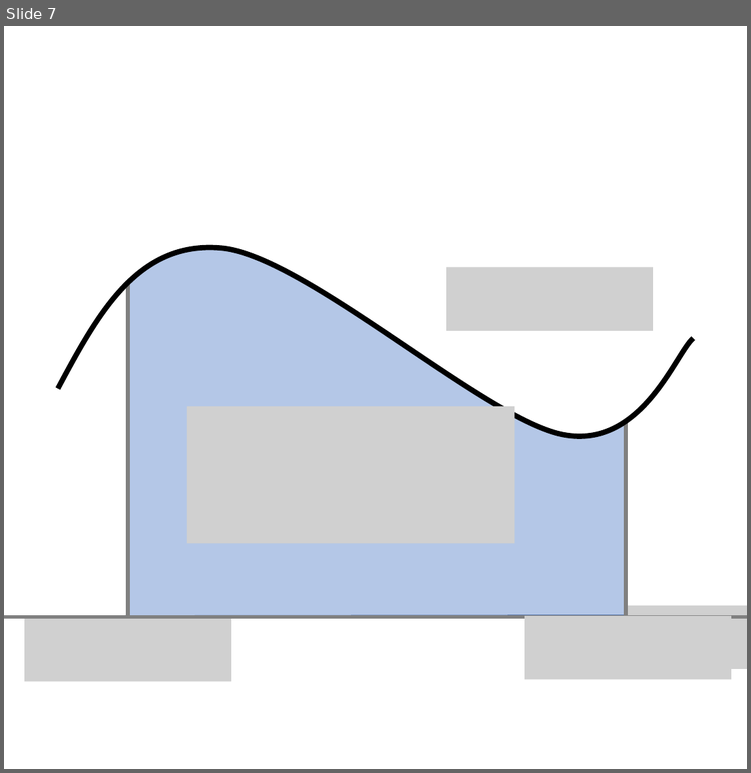
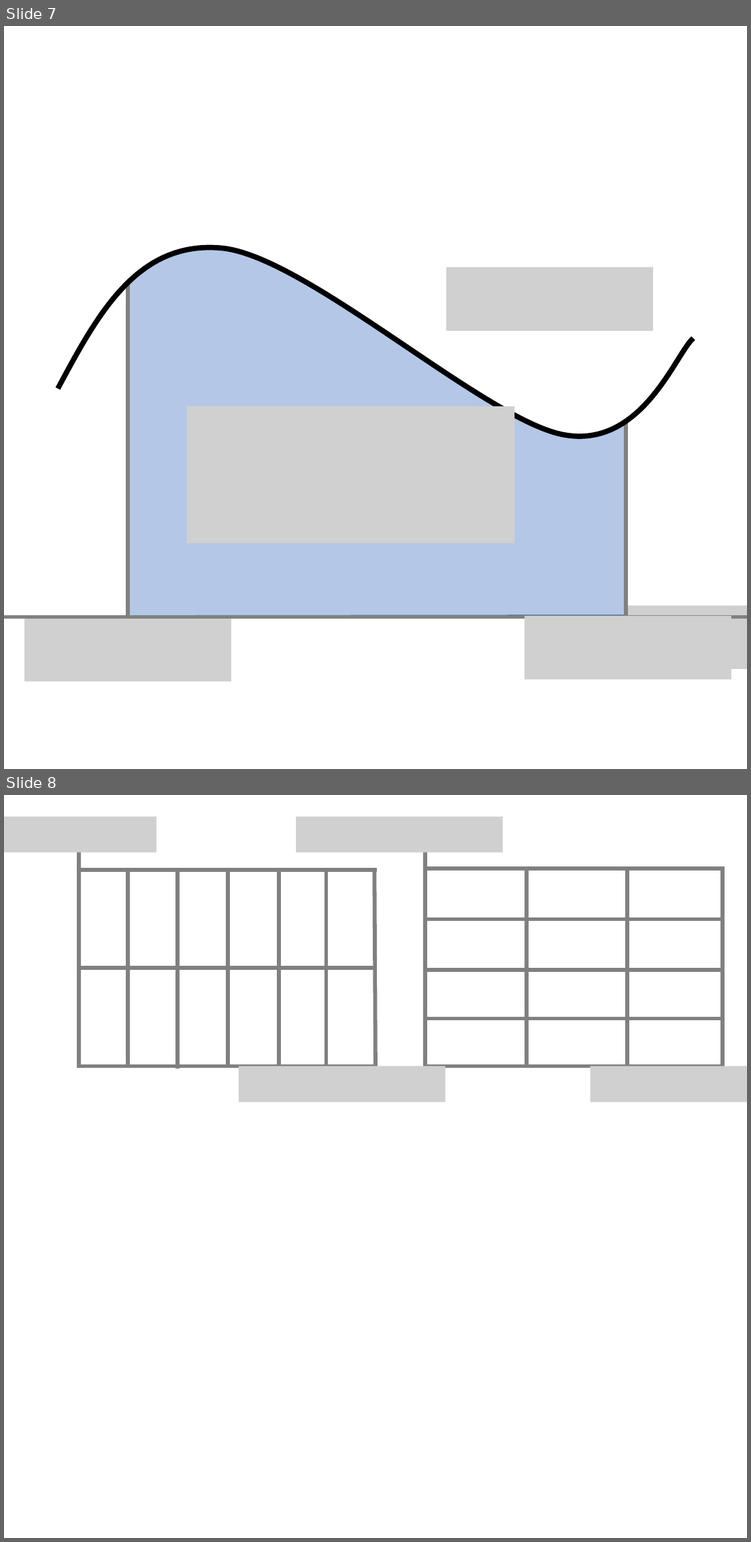
Before and after one commit to Yujingoto/math, a slide deck: figures/figure.pptx. Shown one above the other, each under a label of ours: slide 7 before the commit, slides 7 and 8 after it. The pictures are 751x773 and 751x1542 pixels, drawn with LibreOffice and Linux fonts; fonts in the diff are those of the drawing; grey boxes stand for pictures. Boxes give left, top, right and bottom in pixels: in the first picture for what was removed or moved away, otherwise in the second. Text is boxed around its words. In the diff, an @@ line names an element or a change of style, - is before the commit and + after.

```diff
--- a/figures/figure.pptx
+++ b/figures/figure.pptx
@@ slide 8 added at bbox=[4, 795, 747, 1538], background #FFFFFF @@
@@ picture added at bbox=[4, 816, 157, 852] @@
@@ picture added at bbox=[296, 816, 502, 852] @@
@@ line added from (79, 852) to (79, 1066), #808080 4.5 pt @@
@@ line added from (425, 852) to (425, 1066), #808080 4.5 pt @@
@@ line added from (80, 870) to (377, 870), #808080 4.5 pt @@
@@ line added from (128, 868) to (128, 1066), #808080 4.5 pt @@
@@ line added from (177, 871) to (177, 1068), #808080 4.5 pt @@
@@ line added from (228, 868) to (228, 1066), #808080 4.5 pt @@
@@ line added from (279, 868) to (279, 1066), #808080 4.5 pt @@
@@ line added from (326, 871) to (326, 1068), #808080 4.5 pt @@
@@ line added from (375, 872) to (375, 1068), #808080 4.5 pt @@
@@ line added from (426, 868) to (723, 868), #808080 4.5 pt @@
@@ line added from (526, 870) to (526, 1067), #808080 4.5 pt @@
@@ line added from (627, 868) to (627, 1066), #808080 4.5 pt @@
@@ line added from (722, 866) to (722, 1067), #808080 4.5 pt @@
@@ line added from (425, 919) to (721, 919), #808080 4.5 pt @@
@@ line added from (77, 967) to (374, 967), #808080 4.5 pt @@
@@ line added from (426, 970) to (723, 970), #808080 4.5 pt @@
@@ line added from (426, 1018) to (723, 1018), #808080 4.5 pt @@
@@ line added from (77, 1066) to (373, 1066), #808080 4.5 pt @@
@@ picture added at bbox=[239, 1066, 445, 1102] @@
@@ line added from (423, 1066) to (723, 1066), #808080 4.5 pt @@
@@ picture added at bbox=[590, 1066, 747, 1102] @@
```
Also in this commit, not shown: 6 other files.
